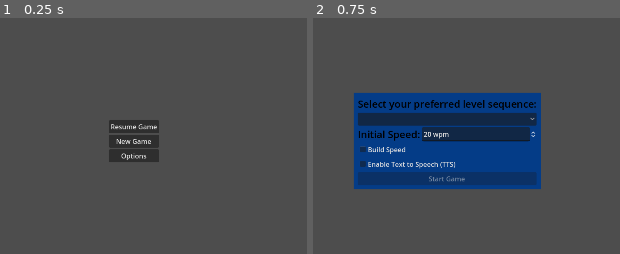
Above: before the commit, frames 1-2 (left to right).
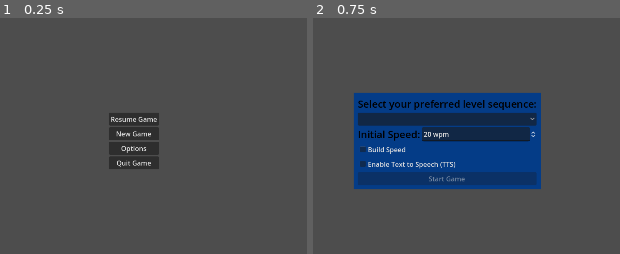
Above: after the commit, the same moments.

Repository: Nishi790/stenojump
Game: Godot game, scene res://game_controller.tscn
The game is run twice, just before and just after one commit, with the same random seed, the same clock (stepped at 60 frames per second) and the same inputs.
Inputs:
- Up to frame 1 (0.25 s): no input
- Up to frame 2 (0.75 s): click "New Game" at 0.5 s

The runs differ from the first frame. In frame 1, 1.8% of the frame differs, in the area x 35-52%, y 40-64%; in frame 2, nothing differs.

Commit message:
Quit Game added to main menu, shortcut added confirmation dialog

Diff:
--- a/Menu/main_menu.gd
+++ b/Menu/main_menu.gd
@@ -1,6 +1,7 @@
 extends Control
 
 signal start_game_pressed
+signal quit_game_pressed
 
 @export var start_menu: PackedScene
 @export var options_menu: PackedScene
@@ -8,12 +9,14 @@
 @export var resume_game_button: Button
 @export var new_game_button: Button
 @export var options_button: Button
+@export var quit_game_button: Button
 
 
 func _ready():
 	resume_game_button.pressed.connect(resume_game)
 	new_game_button.pressed.connect(new_game)
 	options_button.pressed.connect(open_options)
+	quit_game_button.pressed.connect(quit_game)
 
 
 func resume_game():
@@ -32,3 +35,7 @@
 
 func start_game():
 	start_game_pressed.emit()
+
+
+func quit_game():
+	quit_game_pressed.emit()
--- a/Menu/main_menu.tscn
+++ b/Menu/main_menu.tscn
@@ -3,7 +3,7 @@
 [ext_resource type="Script" path="res://Menu/main_menu.gd" id="1_lrdci"]
 [ext_resource type="PackedScene" uid="uid://clib450qsryve" path="res://Menu/start_options.tscn" id="2_lg5sn"]
 
-[node name="MainMenu" type="Control" node_paths=PackedStringArray("resume_game_button", "new_game_button", "options_button")]
+[node name="MainMenu" type="Control" node_paths=PackedStringArray("resume_game_button", "new_game_button", "options_button", "quit_game_button")]
 layout_mode = 3
 anchors_preset = 15
 anchor_right = 1.0
@@ -15,6 +15,7 @@
 resume_game_button = NodePath("MenuContainer/ResumeGame")
 new_game_button = NodePath("MenuContainer/NewGame")
 options_button = NodePath("MenuContainer/Options")
+quit_game_button = NodePath("MenuContainer/QuitGame")
 
 [node name="MenuContainer" type="VBoxContainer" parent="."]
 layout_mode = 1
@@ -41,3 +42,7 @@
 [node name="Options" type="Button" parent="MenuContainer"]
 layout_mode = 2
 text = "Options"
+
+[node name="QuitGame" type="Button" parent="MenuContainer"]
+layout_mode = 2
+text = "Quit Game"
--- a/game_controller.gd
+++ b/game_controller.gd
@@ -3,6 +3,7 @@
 enum GameStates {MENU, GAME}
 @export var game_scene: PackedScene
 @export var menu_scene: PackedScene
+@export var quit_confirmation: ConfirmationDialog
 
 var menu: Node
 var game: Node
@@ -14,6 +15,7 @@
 func _ready() -> void:
 	change_state("MENU")
 	viewport = get_viewport()
+	quit_confirmation.confirmed.connect(quit_game)
 
 
 func _input(event: InputEvent) -> void:
@@ -22,8 +24,8 @@
 			game.pause_game(true)
 			viewport.set_input_as_handled()
 		elif game_state == GameStates.MENU:
-			#TODO quit confirmation scene to use here
-			get_tree().quit()
+			quit_confirmation.show()
+
 
 
 func change_state(new_state: String):
@@ -36,6 +38,7 @@
 			menu = menu_scene.instantiate()
 			add_child(menu)
 			menu.start_game_pressed.connect(start_game)
+			menu.quit_game_pressed.connect(quit_game)
 		"GAME":
 			if menu != null:
 				menu.queue_free()
@@ -49,3 +52,7 @@
 
 func start_game():
 	change_state("GAME")
+
+
+func quit_game():
+	get_tree().quit()
--- a/game_controller.tscn
+++ b/game_controller.tscn
@@ -4,7 +4,7 @@
 [ext_resource type="PackedScene" uid="uid://b2kw0v3c282km" path="res://in_game/in_game.tscn" id="2_tmpe8"]
 [ext_resource type="PackedScene" uid="uid://dygsnrdif2a23" path="res://Menu/main_menu.tscn" id="3_yoa3c"]
 
-[node name="GameController" type="Control"]
+[node name="GameController" type="Control" node_paths=PackedStringArray("quit_confirmation")]
 layout_mode = 3
 anchors_preset = 15
 anchor_right = 1.0
@@ -14,3 +14,9 @@
 script = ExtResource("1_q85tv")
 game_scene = ExtResource("2_tmpe8")
 menu_scene = ExtResource("3_yoa3c")
+quit_confirmation = NodePath("ConfirmQuit")
+
+[node name="ConfirmQuit" type="ConfirmationDialog" parent="."]
+initial_position = 1
+size = Vector2i(370, 100)
+dialog_text = "Are you sure you want to quit?"
